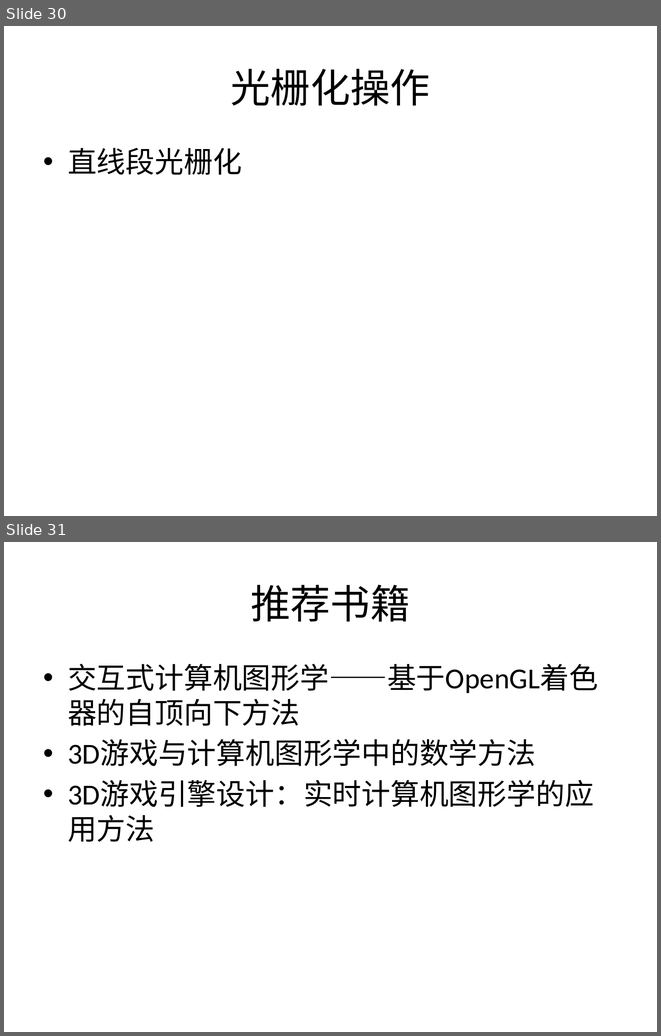
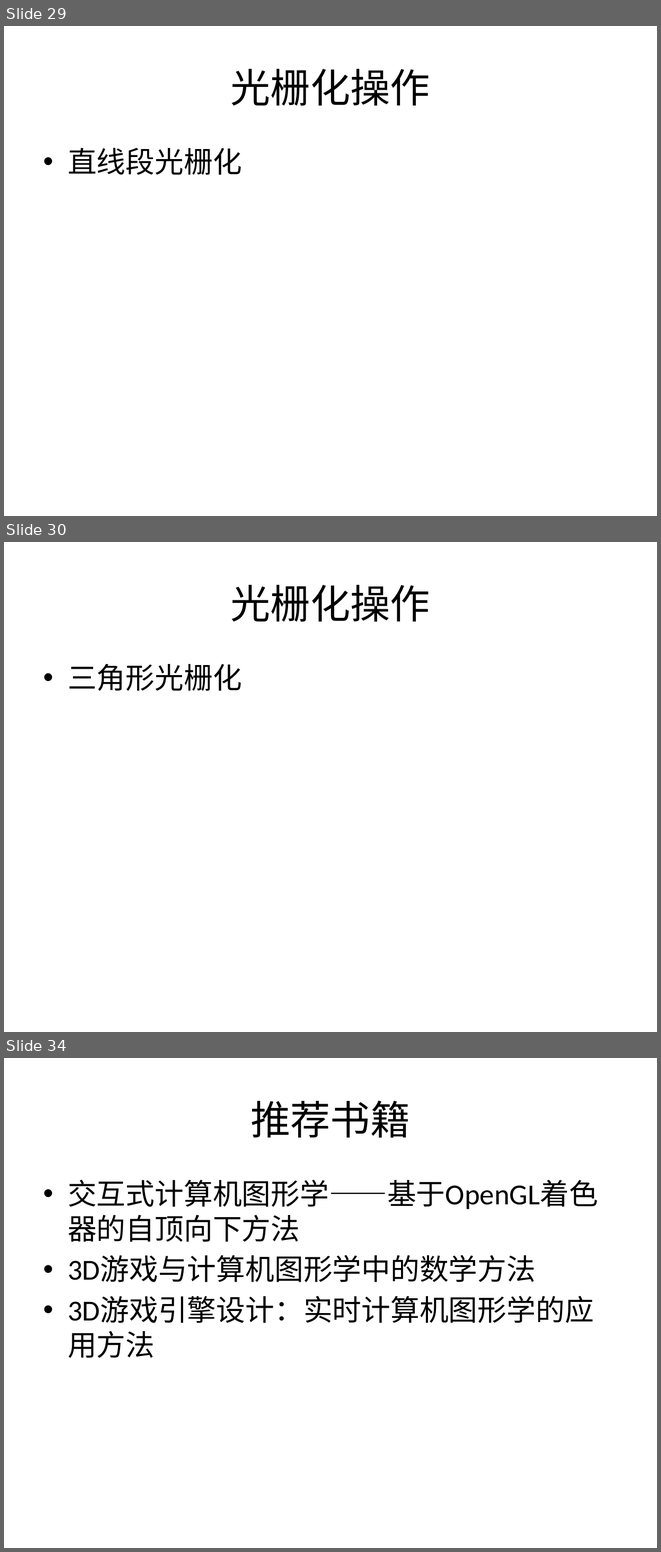
Before and after one commit to SeventhMage/MagicX, a slide deck: SoftEngine/doc/SoftwareRender.pptx. Shown one above the other, each under a label of ours: slides 30 and 31 before the commit, slides 29, 30 and 34 after it; the slides between them are not shown. The pictures are 661x1036 and 661x1552 pixels, drawn with LibreOffice and Linux fonts; fonts in the diff are those of the drawing. Boxes give left, top, right and bottom in pixels: in the first picture for what was removed or moved away, otherwise in the second. Text is boxed around its words. In the diff, an @@ line names an element or a change of style, - is before the commit and + after.

```diff
--- a/SoftEngine/doc/SoftwareRender.pptx
+++ b/SoftEngine/doc/SoftwareRender.pptx
@@ slide 30 added at (x1=4, y1=542, x2=657, y2=1032), background #FFFFFF @@
@@ title added at (x1=231, y1=584, x2=430, y2=622), 44 pt, text #000000 @@
+光栅化操作
@@ text added at (x1=68, y1=664, x2=242, y2=691), 32 pt, text #000000 @@
+• 三角形光栅化
@@ what was slide 30 is now slide 29 @@
@@ what was slide 31 is now slide 34 @@
```
Also in this commit, not shown: 2 slides changed, 4 other slides added, 1 slide removed.
